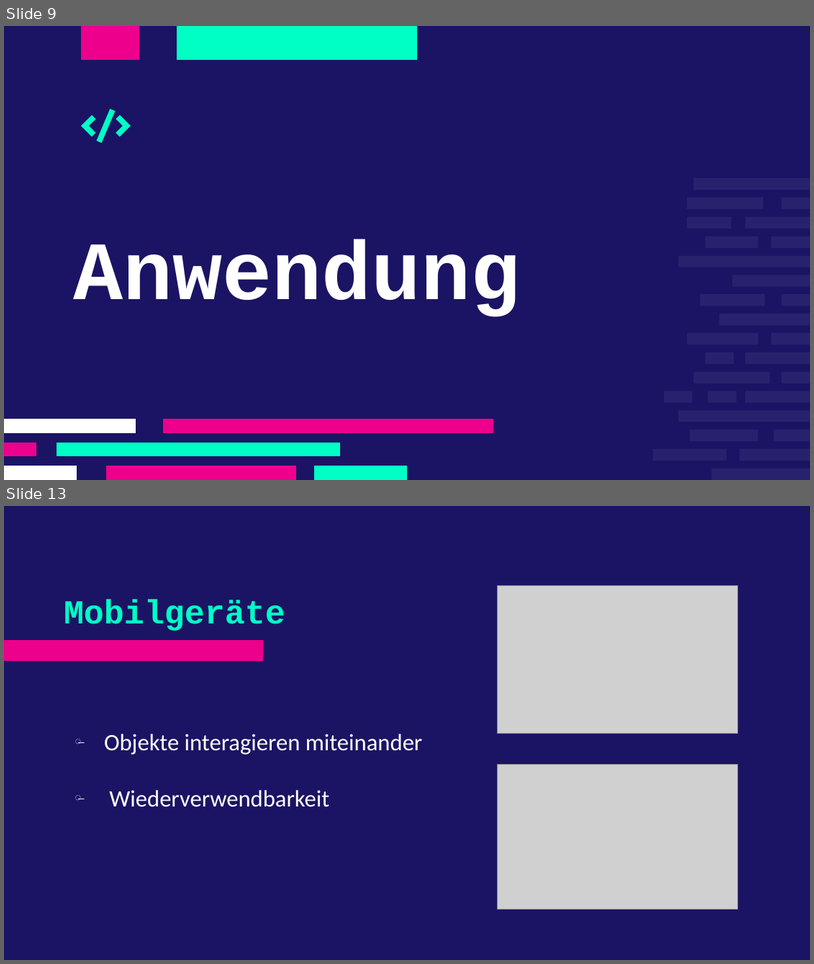
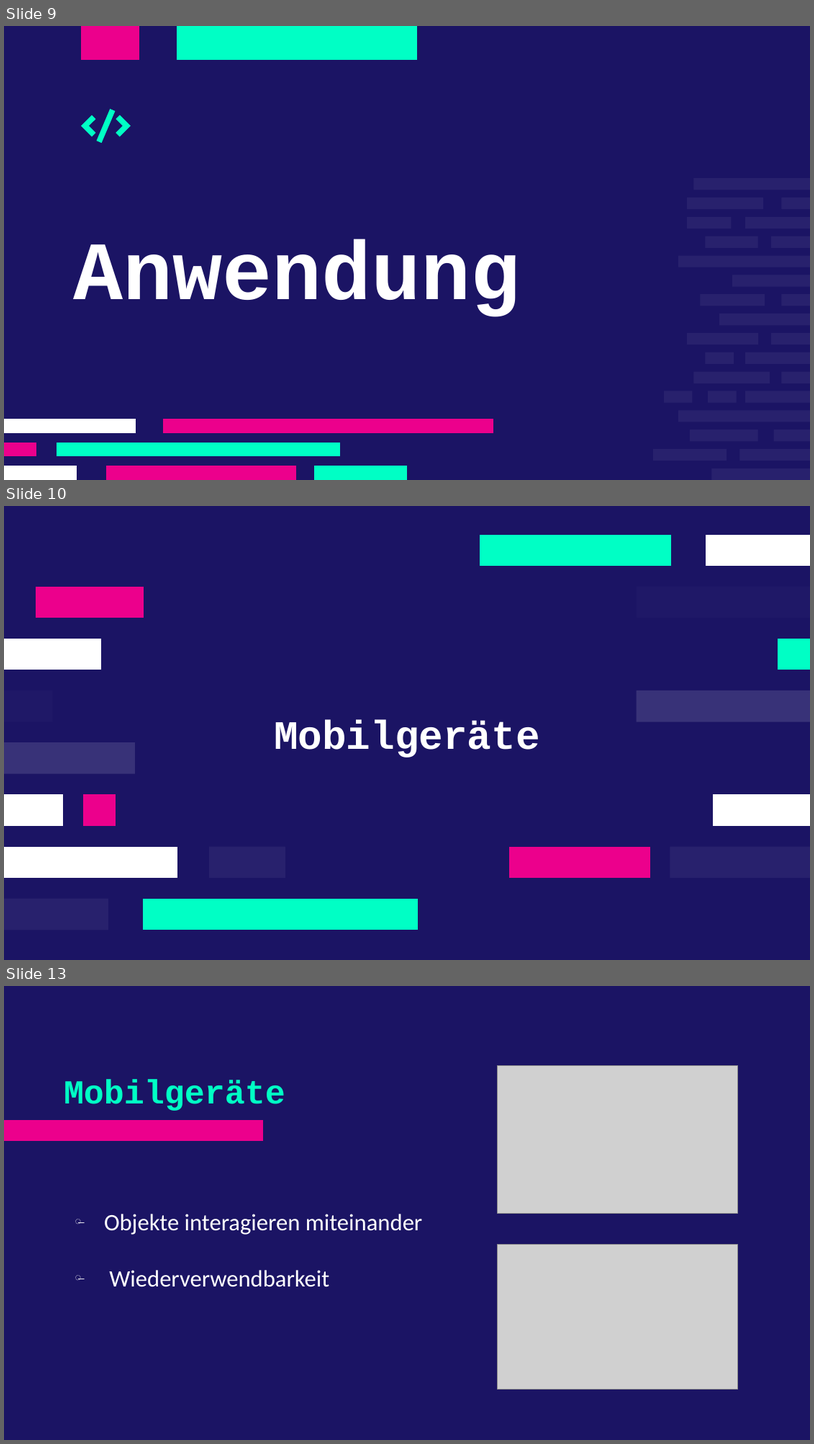
Before and after one commit to F4bianKoch/OPP_Analyse_Einsatzmoeglichkeiten, a slide deck: OOP_Analyse_und_Einstatzmöglichkeiten.odp. Shown one above the other, each under a label of ours: slides 9 and 13 before the commit, slides 9, 10 and 13 after it; the slides between them are not shown. The pictures are 814x964 and 814x1444 pixels, drawn with LibreOffice and Linux fonts; fonts in the diff are those of the drawing; grey boxes stand for pictures; background and template pictures are left out. Boxes give left, top, right and bottom in pixels: in the first picture for what was removed or moved away, otherwise in the second. Text is boxed around its words. In the diff, an @@ line names an element or a change of style, - is before the commit and + after.

```diff
--- a/OOP_Analyse_und_Einstatzmöglichkeiten.odp
+++ b/OOP_Analyse_und_Einstatzmöglichkeiten.odp
@@ slide 10 added at <box>4,506,810,960</box>, background #1B1464 @@
@@ freeform shape added at <box>480,534,672,566</box>, fill #00FFC5 @@
@@ freeform shape added at <box>706,534,810,566</box>, fill #FFFFFF @@
@@ freeform shape added at <box>36,587,144,618</box>, fill #EC008C @@
@@ freeform shape added at <box>637,587,810,618</box>, fill #FFFFFF at 2% opacity @@
@@ freeform shape added at <box>4,638,101,670</box>, fill #FFFFFF @@
@@ freeform shape added at <box>778,638,810,670</box>, fill #00FFC5 @@
@@ freeform shape added at <box>4,690,53,722</box>, fill #FFFFFF at 2% opacity @@
@@ freeform shape added at <box>637,690,810,722</box>, fill #FFFFFF at 13% opacity @@
@@ title added at <box>274,720,540,757</box>, 48 pt, text #FFFFFF, bold @@
+Mobilgeräte
@@ freeform shape added at <box>4,743,135,774</box>, fill #FFFFFF at 13% opacity @@
@@ freeform shape added at <box>4,795,63,826</box>, fill #FFFFFF @@
@@ freeform shape added at <box>83,795,116,826</box>, fill #EC008C @@
@@ freeform shape added at <box>713,795,810,826</box>, fill #FFFFFF @@
@@ freeform shape added at <box>4,847,178,878</box>, fill #FFFFFF @@
@@ freeform shape added at <box>209,847,286,878</box>, fill #FFFFFF at 6% opacity @@
@@ freeform shape added at <box>509,847,650,878</box>, fill #EC008C @@
@@ freeform shape added at <box>671,847,810,878</box>, fill #FFFFFF at 6% opacity @@
@@ freeform shape added at <box>4,898,108,929</box>, fill #FFFFFF at 6% opacity @@
@@ freeform shape added at <box>143,898,419,929</box>, fill #00FFC5 @@
```
Also in this commit, not shown: 1 slide changed, 1 slide removed.
